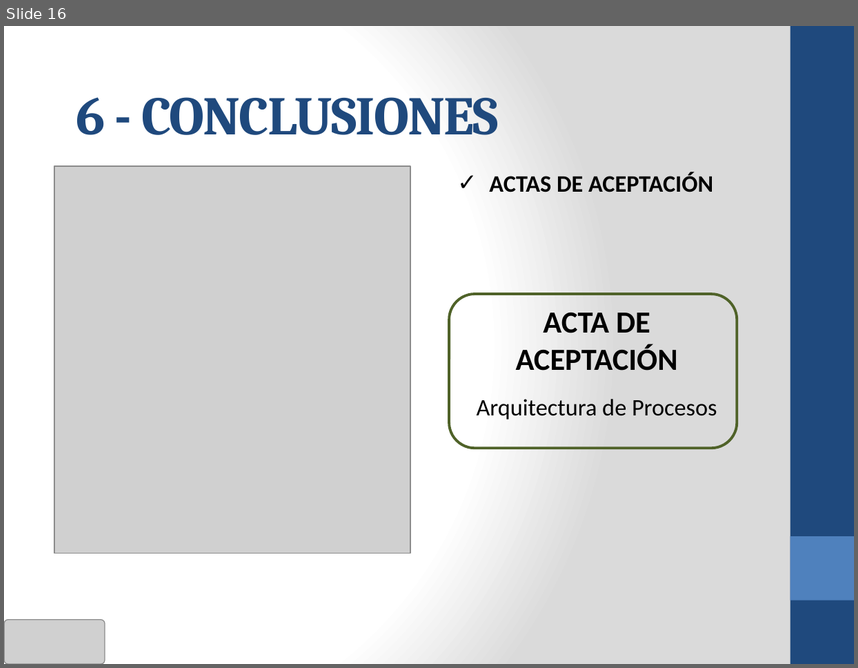
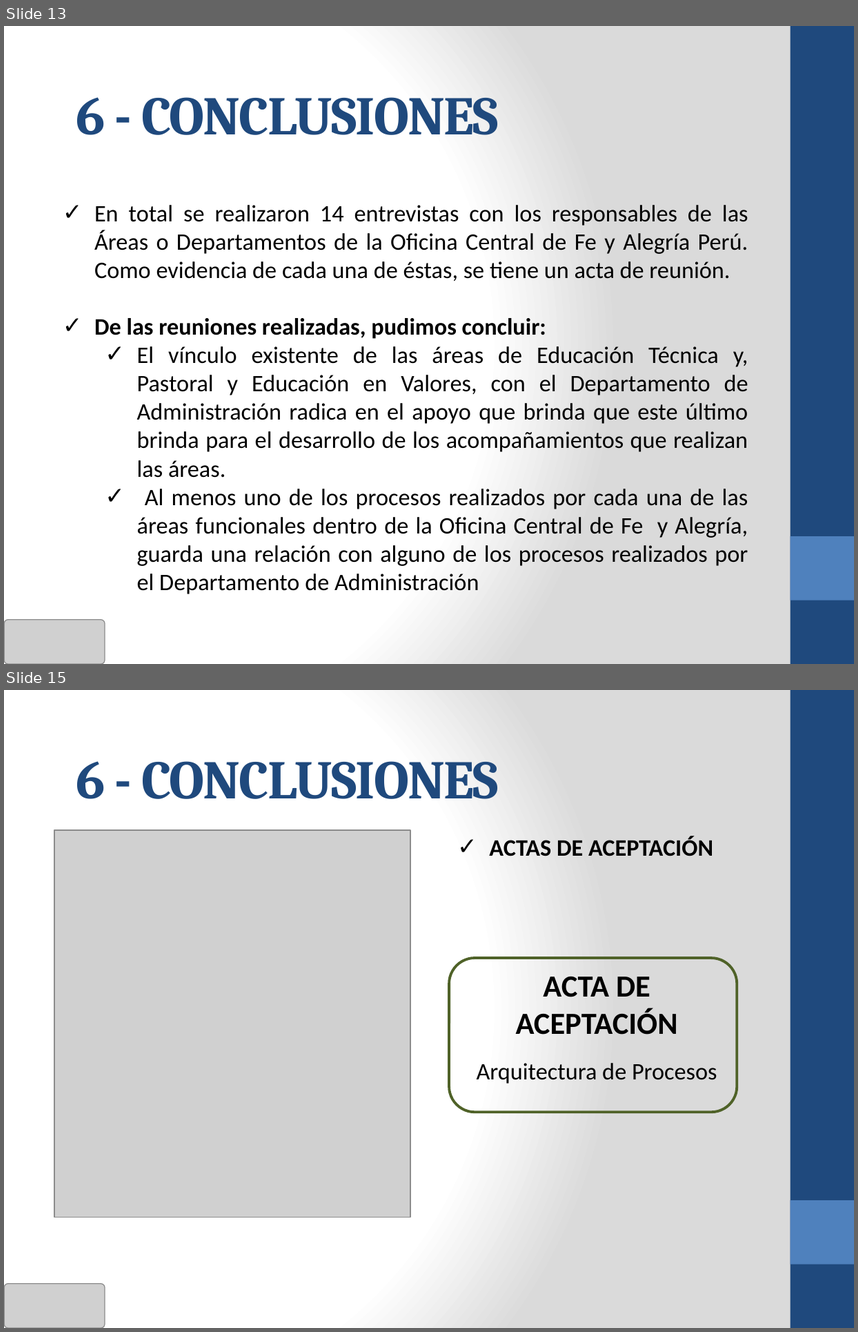
Before and after one commit to cms/proyecto-fya, a slide deck: Presentacion Final Ciclo 2011-02/ANOCFAP-[Presentación Final v3.0].pptx. Shown one above the other, each under a label of ours: slide 16 before the commit, slides 13 and 15 after it; the slides between them are not shown. The pictures are 858x668 and 858x1332 pixels, drawn with LibreOffice and Linux fonts; fonts in the diff are those of the drawing; grey boxes stand for pictures. Boxes give left, top, right and bottom in pixels: in the first picture for what was removed or moved away, otherwise in the second. Text is boxed around its words. In the diff, an @@ line names an element or a change of style, - is before the commit and + after.

```diff
--- a/Presentacion Final Ciclo 2011-02/ANOCFAP-[Presentación Final v3.0].pptx
+++ b/Presentacion Final Ciclo 2011-02/ANOCFAP-[Presentación Final v3.0].pptx
@@ slide 13 added at [4, 26, 854, 664], background gradient #FFFFFF to #DADADA; not listed: 2 template elements that a slide beside it also shows @@
@@ title added at [76, 97, 499, 135], 46 pt, text #1F497D, bold @@
+6 - CONCLUSIONES
@@ text added at [94, 205, 749, 594], 20 pt, text #000000 @@
+✓ En total se realizaron 14 entrevistas con los responsables de las Áreas o Departamentos de la Oficina Central de Fe y Alegría Perú. Como evidencia de cada una de éstas, se tiene un acta de reunión.
+✓ De las reuniones realizadas, pudimos concluir:
+  ✓ El vínculo existente de las áreas de Educación Técnica y, Pastoral y Educación en Valores, con el Departamento de Administración radica en el apoyo que brinda que este último brinda para el desarrollo de los acompañamientos que realizan las áreas.
+  ✓ Al menos uno de los procesos realizados por cada una de las áreas funcionales dentro de la Oficina Central de Fe y Alegría, guarda una relación con alguno de los procesos realizados por el Departamento de Administración
@@ picture added at [4, 619, 104, 664] @@
@@ what was slide 16 is now slide 15 @@
```
Also in this commit, not shown: 2 slides changed, 2 other slides added, 6 slides removed.
